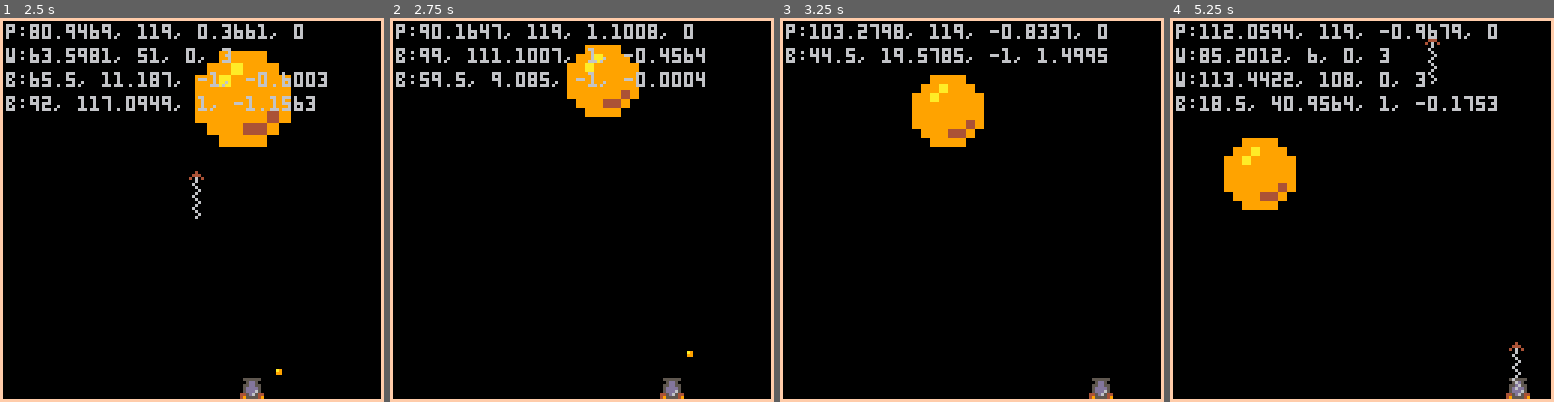
Above: before the commit, frames 1-4 (left to right).
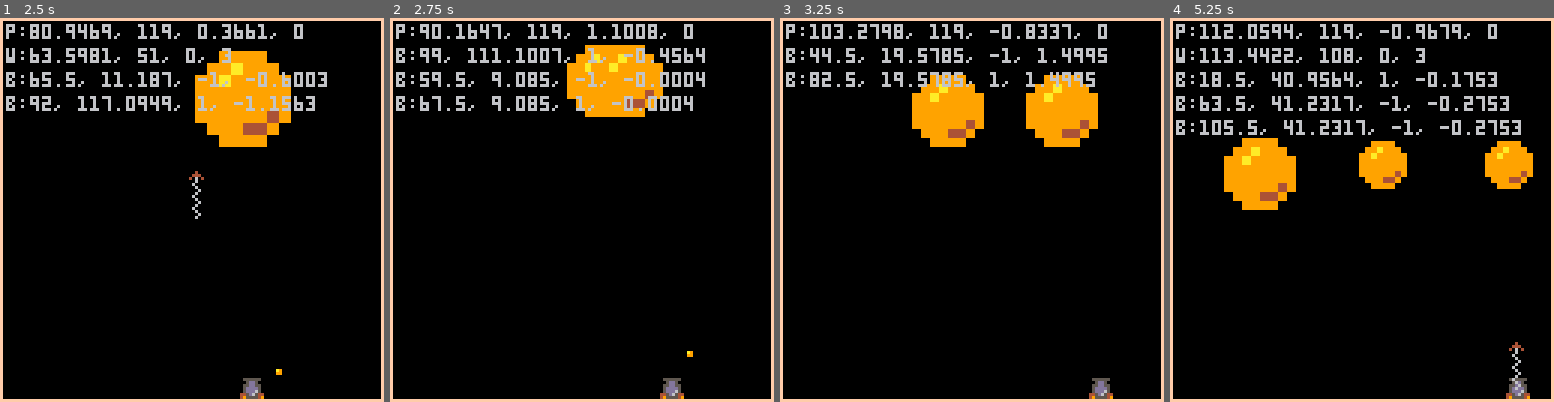
Above: after the commit, the same moments.

Repository: ferlores/pico-8.exp
Game: PICO-8 cartridge pang.p8
The game is run twice, just before and just after one commit, with the same random seed, the same clock (stepped at 60 frames per second) and the same inputs.
Inputs:
- Up to frame 1 (2.5 s): tap X (X key) at 0.33, 1.07, 1.85 s; hold Right 1.6-2.1 s; hold Right from 2.47 s (still down)
- Up to frame 2 (2.75 s): keep holding Right
- Up to frame 3 (3.25 s): tap X (X key) at 2.97 s; release Right at 3.03 s; hold Left from 3.08 s (still down)
- Up to frame 4 (5.25 s): release Left at 3.58 s; hold Right 4.02-4.68 s; tap X (X key) at 4.08, 5.2 s; hold Left from 5.08 s (still down)

Frame 1 is identical in both runs. In frame 2, 2.2% of the frame differs, in the area x 1-79%, y 7-26%; in frame 3, 3.8%; in frame 4, 6.1%, in the area x 1-95%, y 5-45%.

Commit message:
split balls

Diff:
--- a/pang.p8
+++ b/pang.p8
@@ -212,15 +212,17 @@
         end
 
         if (is_hit_by_bullet(b)) then
-            if (b.szid - 1 > 0) add_ball(b.tpid, b.szid - 1, b.x, b.y, b.dx, b.dy)
+            if (b.szid - 1 > 0) then
+                add_ball(b.tpid, b.szid - 1, b.x, b.y, b.dx, b.dy)
+                add_ball(b.tpid, b.szid - 1, b.x, b.y, -b.dx, b.dy)
+            end
             del(bullets, b)
             deli(balls, i)
-        end
-        -- else
+        else
             b.x += b.dx
             b.y += b.dy
             b.dy += gravity
-        -- end
+        end
     end
 end)
 
@@ -284,7 +286,13 @@
 end
 
 -->8
--- utilities
+-- game
+register('update', function()
+end)
+
+
+-->8
+-- collision
 
 function lerp(min, max, p)
     return (max-min) * p + min
